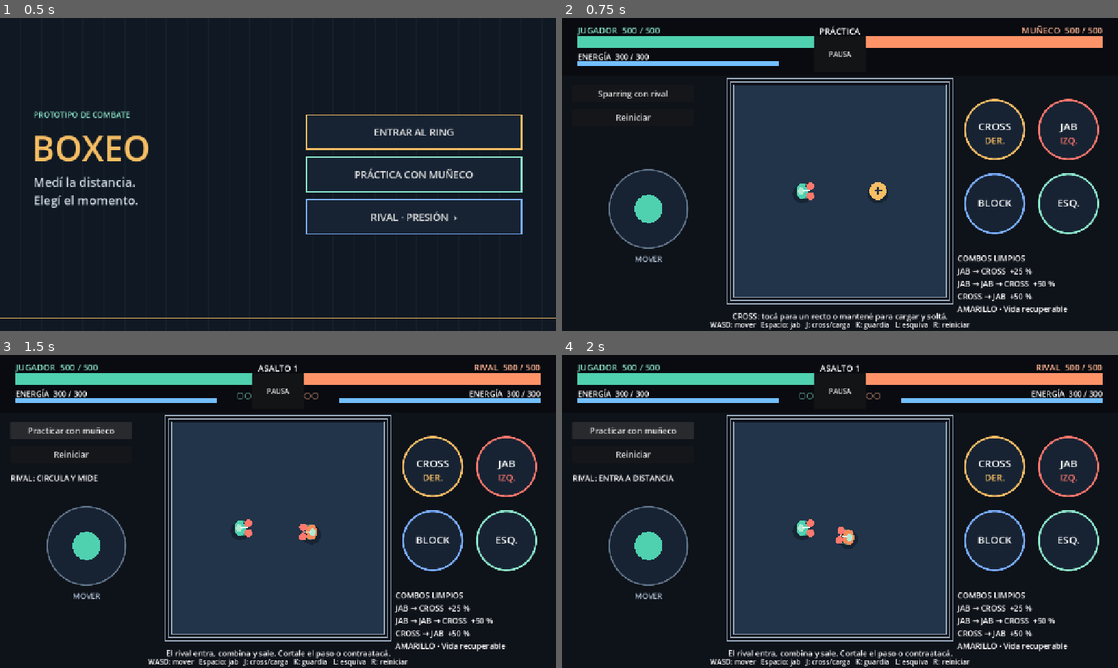
Above: before the commit, frames 1-4 (two rows, left to right).
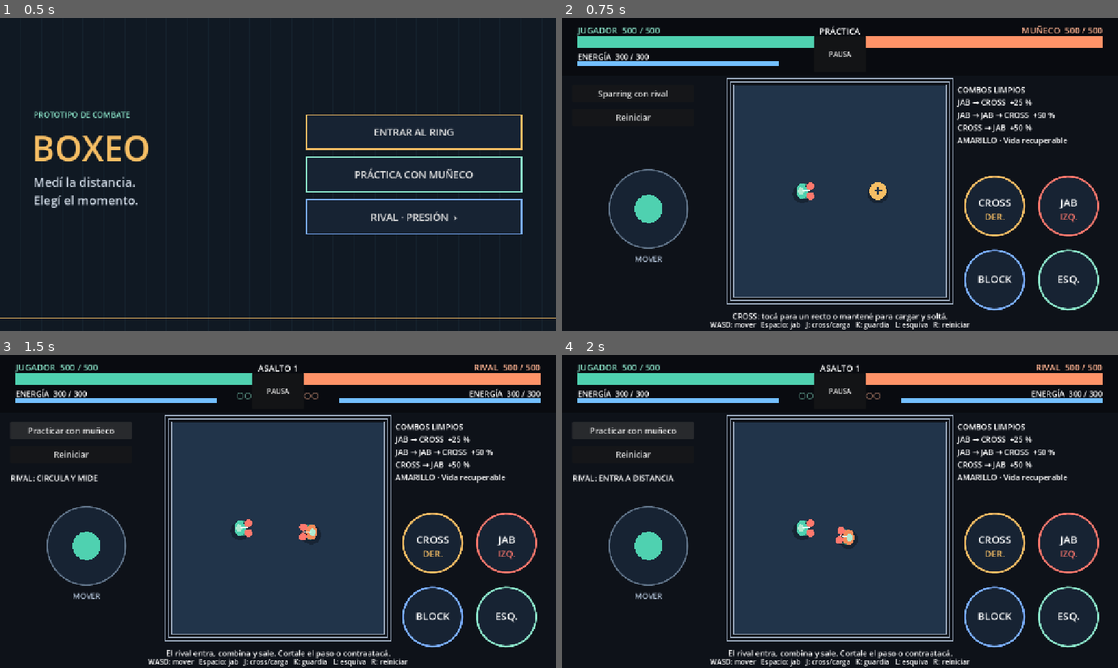
Above: after the commit, the same moments.

Repository: Mattkpo1020/boxeo-prototipo
Game: Godot game, scene res://scenes/main_menu.tscn
Two runs of this game, one before a commit and one after it. Both use one fixed random seed, a clock stepped at 60 frames per second and the inputs below.
Inputs:
- Up to frame 1 (0.5 s): no input
- Up to frame 2 (0.75 s): click "PRÁCTICA CON MUÑECO" at 0.5 s
- Up to frame 3 (1.5 s): click "Sparring con rival" at 1.25 s
- Up to frame 4 (2 s): no input

Frame 1 is identical in both runs. In frame 2, 8.4% of the frame differs, in the area x 71-97%, y 22-95%; in frame 3, 8.4%; in frame 4, 8.4%.

Commit message:
Mover botones táctiles debajo de la guía de combos

Diff:
--- a/scripts/combat_test.gd
+++ b/scripts/combat_test.gd
@@ -189,15 +189,14 @@
 		control.position += safe_area.position
 	$HUD/ComboMessage.position = Vector2(ring_rect.position.x - 50, ring_rect.end.y + 8)
 	$HUD/ComboMessage.size = Vector2(side + 100, 24)
-	$HUD/ComboGuide.position = Vector2(ring_rect.end.x + 28, safe_area.end.y - 180)
-	$HUD/ComboGuide.size = Vector2(safe_area.end.x - ring_rect.end.x - 56, 120)
-	# En pantallas horizontales bajas se reserva este espacio para los cuatro botones.
-	$HUD/ComboGuide.visible = viewport_size.y >= 650.0
+	var combo_guide: Label = $HUD/ComboGuide
+	combo_guide.position = Vector2(ring_rect.end.x + 28, safe_area.position.y + 152)
+	combo_guide.size = Vector2(safe_area.end.x - ring_rect.end.x - 56, combo_guide.get_minimum_size().y)
 	feedback.position = Vector2(ring_rect.position.x - 50, ring_rect.end.y + 33)
 	feedback.size = Vector2(side + 100, 20)
 	$HUD/Help.position = Vector2(safe_area.position.x, safe_area.end.y - 26)
 	$HUD/Help.size = Vector2(viewport_size.x, 24)
-	touch_controls.configure_layout(ring_rect, full_size, safe_area)
+	touch_controls.configure_layout(ring_rect, full_size, safe_area, combo_guide.get_rect().end.y + 12.0)
 	queue_redraw()
 
 func release_combat_inputs() -> void:
--- a/scripts/input/touch_controls.gd
+++ b/scripts/input/touch_controls.gd
@@ -33,7 +33,7 @@
 func _ready() -> void:
 	mouse_filter = Control.MOUSE_FILTER_IGNORE
 
-func configure_layout(ring: Rect2, viewport_size: Vector2, safe_area: Rect2 = Rect2()) -> void:
+func configure_layout(ring: Rect2, viewport_size: Vector2, safe_area: Rect2, panel_top: float) -> void:
 	release_all()
 	if not safe_area.has_area():
 		safe_area = Rect2(Vector2.ZERO, viewport_size)
@@ -41,11 +41,10 @@
 	var control_scale: float = clampf(side_width / 340.0, 0.55, 1.0)
 	joystick_radius = 90.0 * control_scale
 	joystick_center = safe_area.position + Vector2(side_width * 0.5, safe_area.size.y * 0.61)
-	var panel_top: float = safe_area.position.y + 144.0
-	var panel_bottom: float = safe_area.end.y - (180.0 if safe_area.size.y >= 650.0 else 36.0)
+	var panel_bottom: float = safe_area.end.y - 36.0
 	var right_width: float = safe_area.end.x - ring.end.x
 	button_radius = maxf(8.0, minf(68.0, minf((right_width - 32.0) / 4.9, (panel_bottom - panel_top) / 4.9)))
-	var right_center := Vector2(ring.end.x + right_width * 0.5, (panel_top + panel_bottom) * 0.5)
+	var right_center := Vector2(ring.end.x + right_width * 0.5, panel_bottom - button_radius * 2.45)
 	var spacing := Vector2(button_radius * 1.25, button_radius * 1.25)
 	button_centers = {
 		&"cross": right_center + spacing * Vector2(-1, -1),
